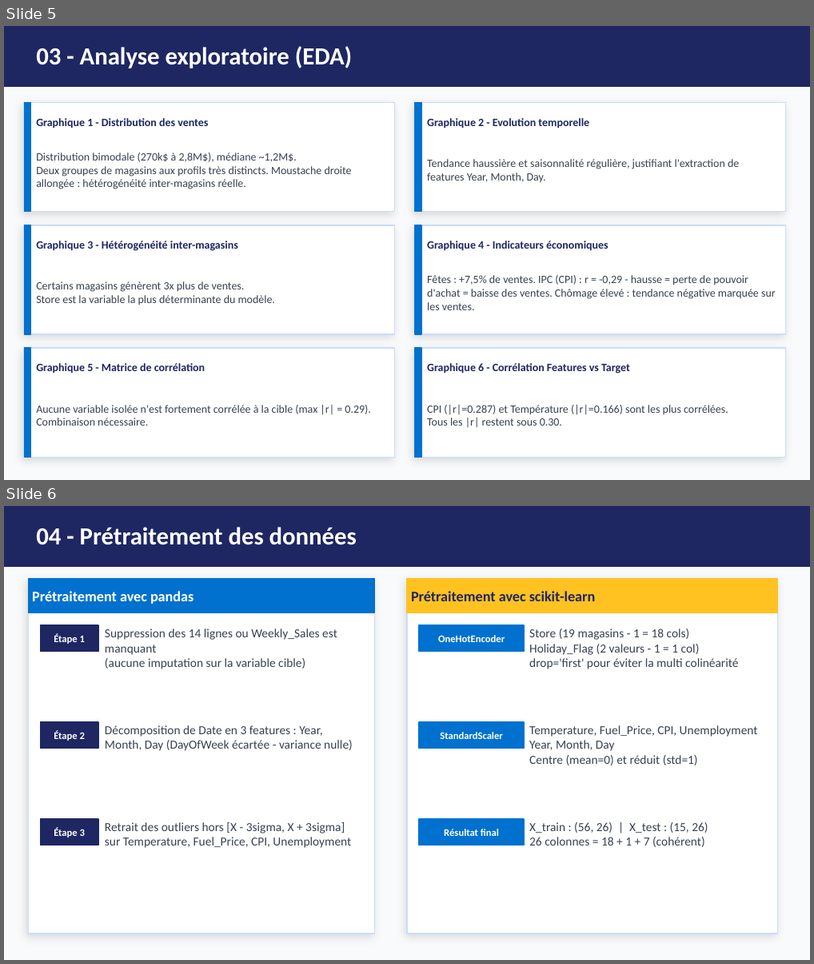
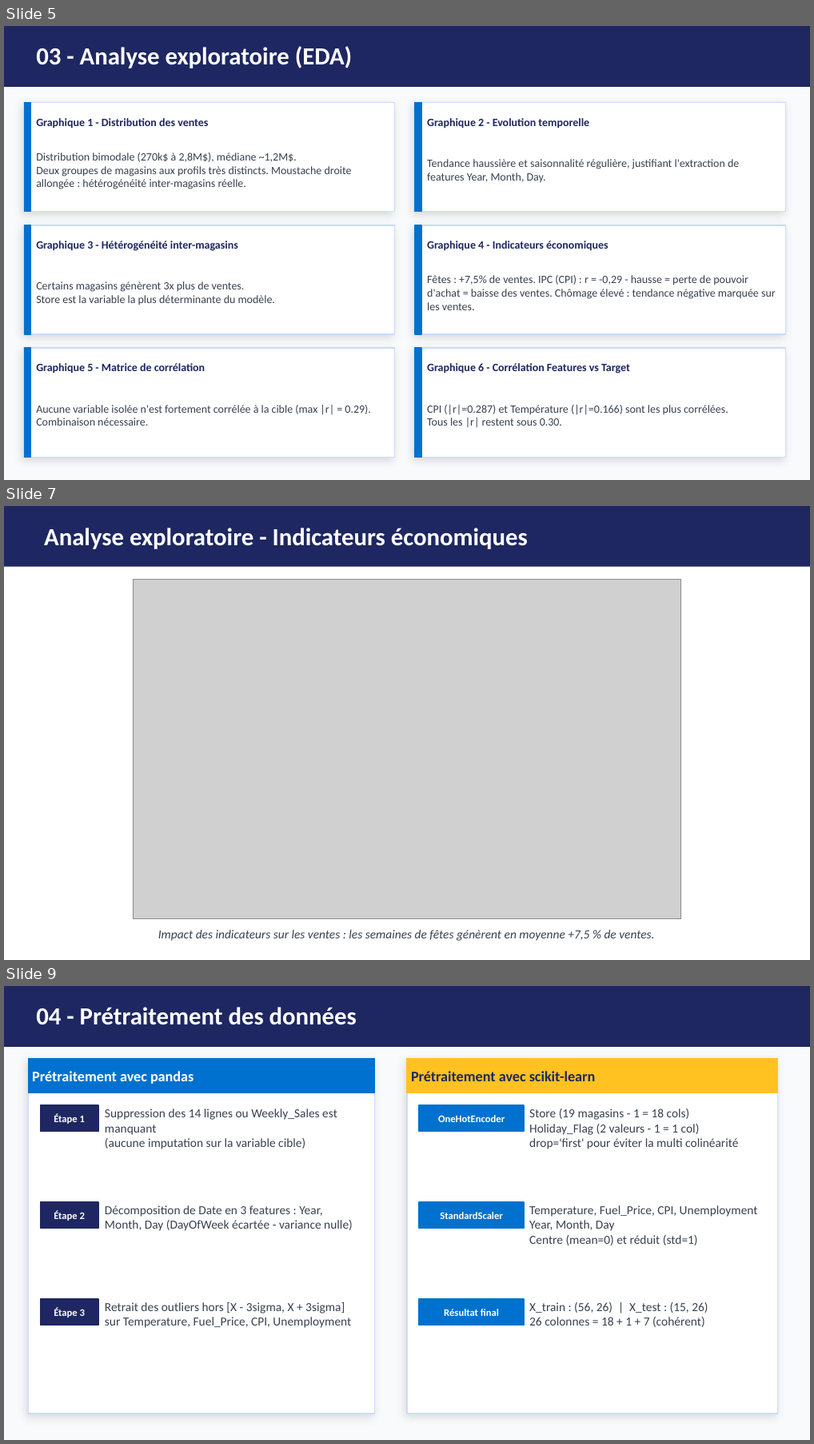
Before and after one commit to AichaFa/2-Projets-Fullstack, a slide deck: 3-Apprentissage automatique/1-soldes Walmart/doc/Walmart_Presentation.pptx. Shown one above the other, each under a label of ours: slides 5 and 6 before the commit, slides 5, 7 and 9 after it; the slides between them are not shown. The pictures are 814x964 and 814x1444 pixels, drawn with LibreOffice and Linux fonts; fonts in the diff are those of the drawing; grey boxes stand for pictures. Boxes give left, top, right and bottom in pixels: in the first picture for what was removed or moved away, otherwise in the second. Text is boxed around its words. In the diff, an @@ line names an element or a change of style, - is before the commit and + after.

```diff
--- a/3-Apprentissage automatique/1-soldes Walmart/doc/Walmart_Presentation.pptx
+++ b/3-Apprentissage automatique/1-soldes Walmart/doc/Walmart_Presentation.pptx
@@ slide 7 added at [4,506,810,960], background #FFFFFF @@
@@ rectangle added at [4,506,810,567], fill #1E2761 @@
@@ text added at [44,528,528,549], 22 pt, text #FFFFFF, bold @@
+Analyse exploratoire - Indicateurs économiques
@@ picture added at [133,580,681,919] @@
@@ text added at [158,929,654,940], 11 pt, text #374151, italic @@
+Impact des indicateurs sur les ventes : les semaines de fêtes génèrent en moyenne +7,5 % de ventes.
@@ what was slide 6 is now slide 9 @@
```
Also in this commit, not shown: 4 other slides added, 1 other file.
